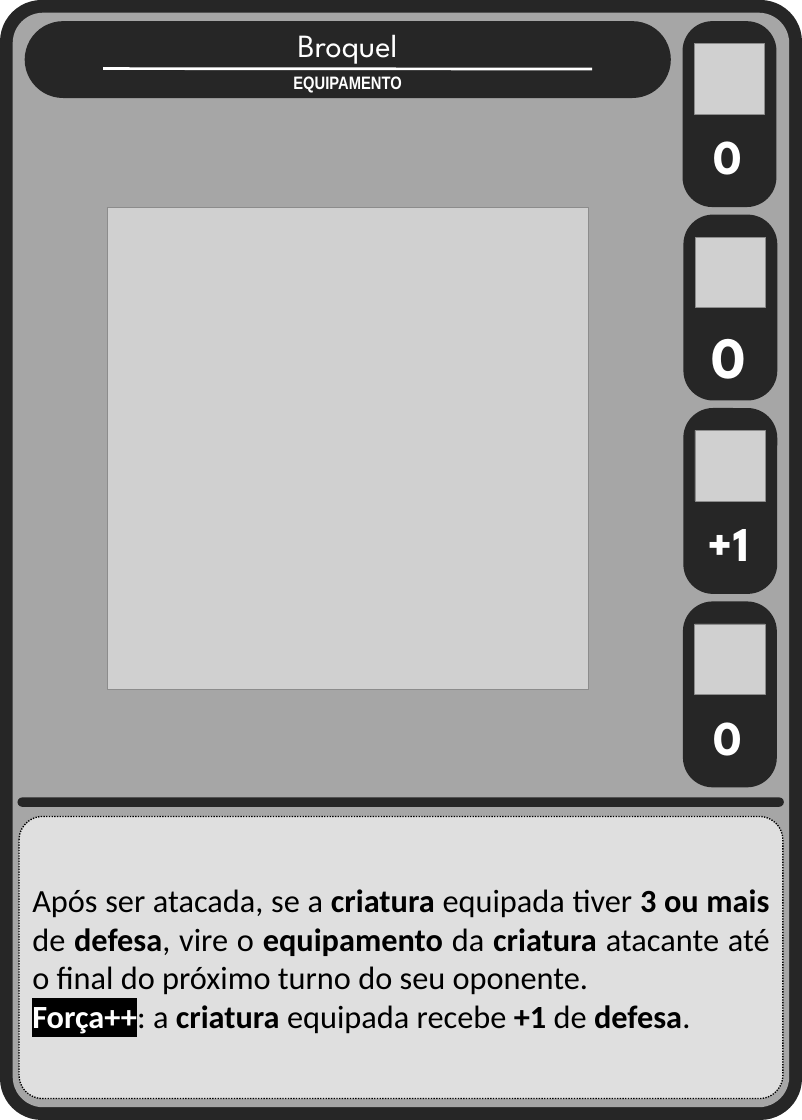
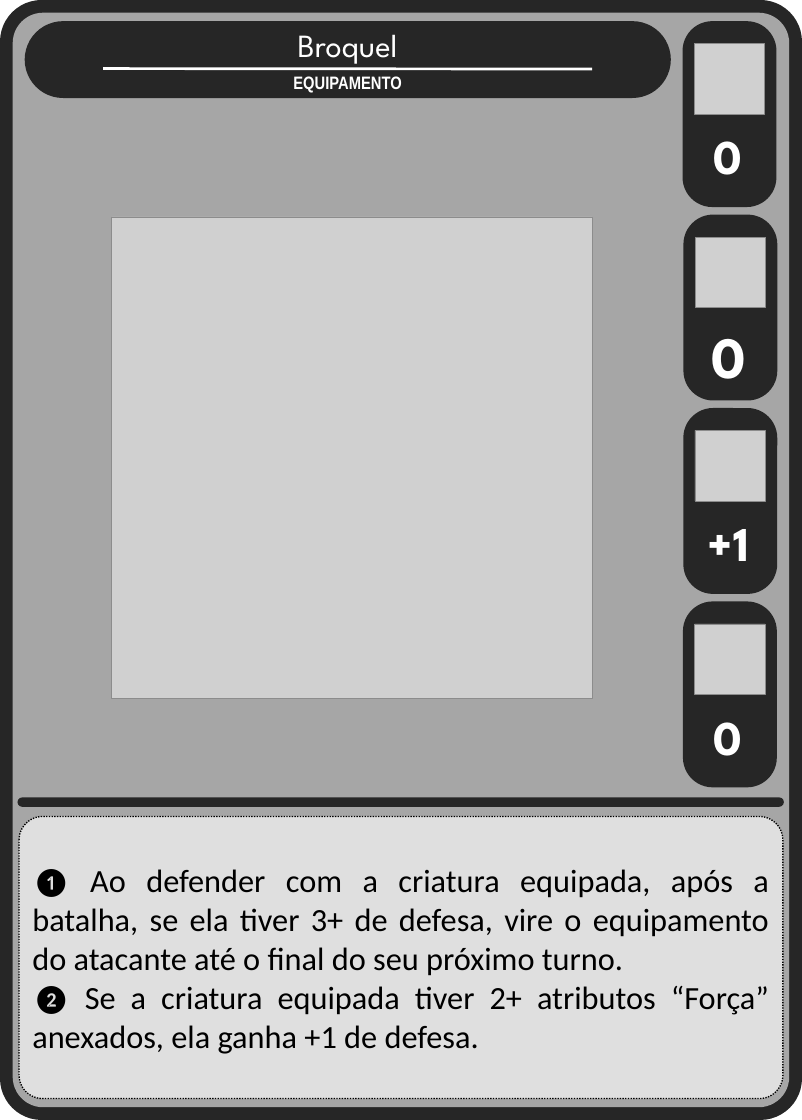
Before and after one commit to Aleyxom/Minimalist-Card-Game, a slide deck: slide 2 of slides tipos cartas/equipamentos.pptx. Drawn at 802x1120 pixels with LibreOffice and Linux fonts; fonts in the diff are those of the drawing; grey boxes stand for pictures. Boxes give left, top, right and bottom in pixels: in the first picture for what was removed or moved away, otherwise in the second. Text is boxed around its words. In the diff, an @@ line names an element or a change of style, - is before the commit and + after.

Commit message:
criando mais alguns equips e tabela de cartas

```diff
--- a/slides tipos cartas/equipamentos.pptx
+++ b/slides tipos cartas/equipamentos.pptx
@@ picture: place and size @@
-picture at [107, 208, 588, 689]
+picture at [112, 217, 592, 699]
@@ text in rounded rectangle at [32, 868, 769, 1054]: text changed @@
-Após ser atacada, se a criatura equipada tiver 3 ou mais de defesa, vire o equipamento da criatura atacante até o final do próximo turno do seu oponente.
-Força++: a criatura equipada recebe +1 de defesa.
+❶ Ao defender com a criatura equipada, após a batalha, se ela tiver 3+ de defesa, vire o equipamento do atacante até o final do seu próximo turno.
+❷ Se a criatura equipada tiver 2+ atributos “Força” anexados, ela ganha +1 de defesa.
```
Also in this commit, not shown: 6 other slides changed, 1 slide added, 7 other files.
